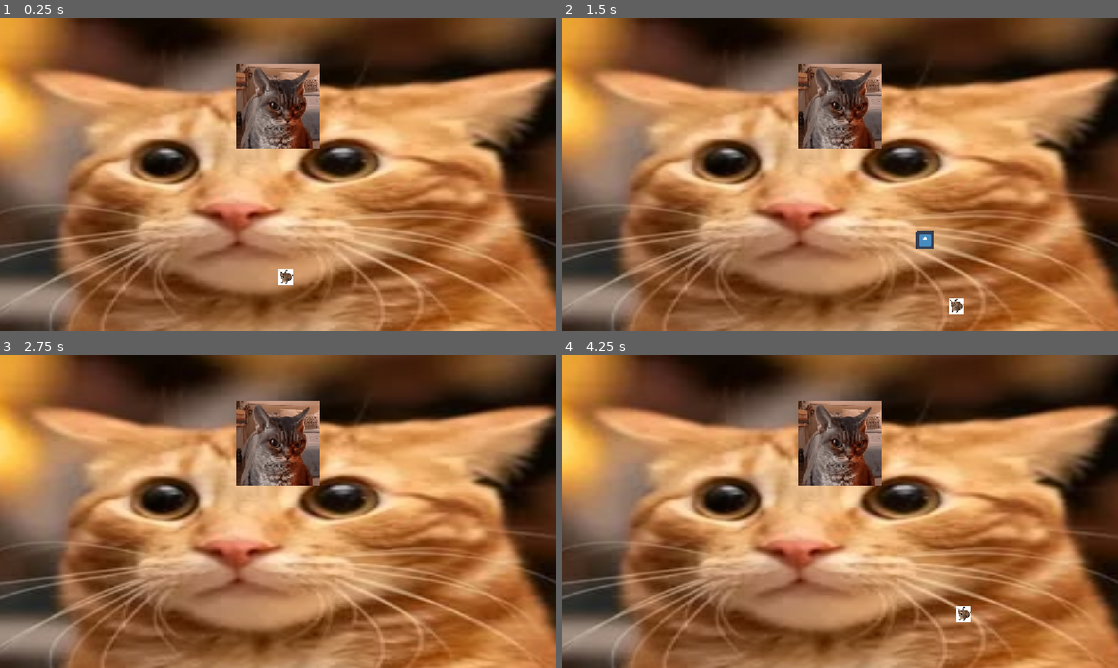
Above: before the commit, frames 1-4 (two rows, left to right).
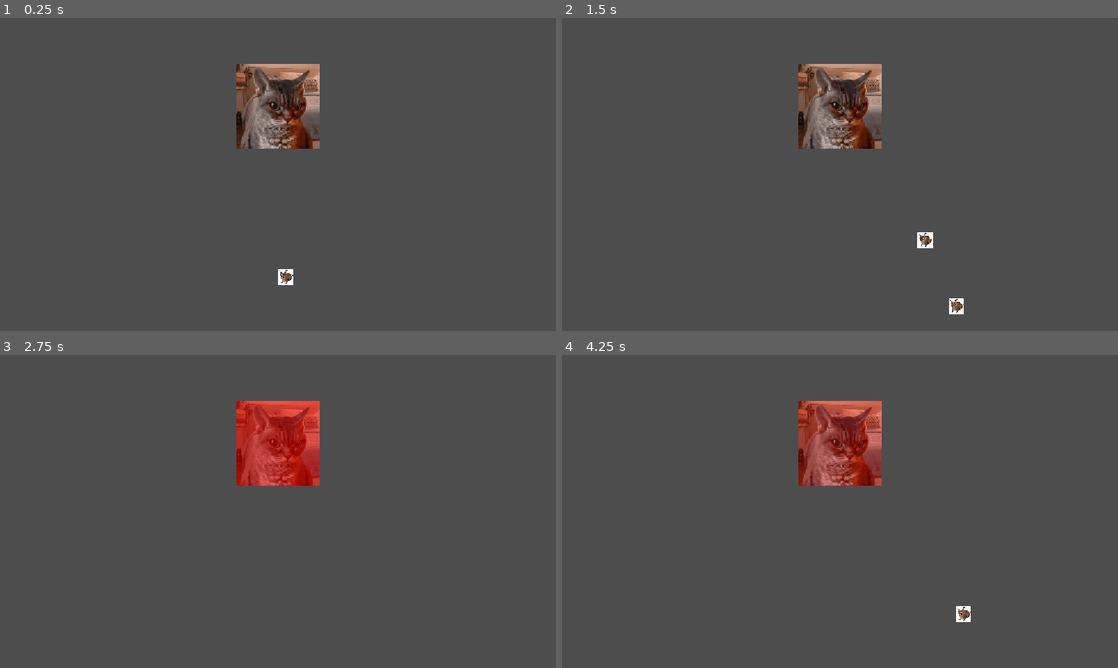
Above: after the commit, the same moments.

Repository: jet1211466/boss-fight-game
Game: Godot game, scene res://scenes/bossfight.tscn
The game is run twice, just before and just after one commit, with the same random seed, the same clock (stepped at 60 frames per second) and the same inputs. The engine's default icon, where the game draws it, is replaced by a stand-in: a white triangle on a blue panel in a dark square.
Inputs:
- Up to frame 1 (0.25 s): no input
- Up to frame 2 (1.5 s): tap Enter at 0.5 s; hold Right (right) 0.53-1.28 s; tap Space (shoot) at 0.6, 1.35 s; hold Down (down) from 1.28 s (still down)
- Up to frame 3 (2.75 s): release Down (down) at 2.03 s; hold Right (right) from 2.03 s (still down); tap Space (shoot) at 2.1 s
- Up to frame 4 (4.25 s): release Right (right) at 2.78 s; hold Up (up) 2.78-3.53 s; tap Space (shoot) at 2.85, 3.6 s; hold Left (left) from 3.53 s (still down)

The runs differ from the first frame. In frame 1, 95% of the frame differs, in the area x 0-100%, y 0-100%; in frame 2, 95%; in frame 3, 99%; in frame 4, 99%.

Commit message:
boss hurt effect and gun cooldown

Diff:
--- a/scenes/boss.tscn
+++ b/scenes/boss.tscn
@@ -4,6 +4,8 @@
 [ext_resource type="Texture2D" uid="uid://dnlhlktn18v1m" path="res://sprites/angrycat.jpg" id="2_qnbj4"]
 [ext_resource type="Texture2D" uid="uid://bxj5fjy2r6tx" path="res://sprites/warningbeam.png" id="3_jncid"]
 [ext_resource type="Script" uid="uid://u6un387krrdu" path="res://scripts/warning_beam.gd" id="4_qnbj4"]
+[ext_resource type="Texture2D" uid="uid://b0754ejxar4ow" path="res://sprites/hurtsquare.png" id="5_r3bxh"]
+[ext_resource type="Script" uid="uid://lvebvtrgguvy" path="res://scripts/hurt_square.gd" id="6_wqpjq"]
 
 [sub_resource type="RectangleShape2D" id="RectangleShape2D_kfxs2"]
 size = Vector2(112, 112)
@@ -27,6 +29,13 @@
 texture = ExtResource("3_jncid")
 script = ExtResource("4_qnbj4")
 
+[node name="hurtSquare" type="Sprite2D" parent="." unique_id=1358170261]
+modulate = Color(1, 1, 1, 0)
+position = Vector2(1.9073486e-06, 1.9073486e-06)
+scale = Vector2(2.75, 2.75)
+texture = ExtResource("5_r3bxh")
+script = ExtResource("6_wqpjq")
+
 [node name="bossAttackTimer" type="Timer" parent="." unique_id=1289170562]
 wait_time = 4.0
 autostart = true
--- a/scenes/bossfight.tscn
+++ b/scenes/bossfight.tscn
@@ -8,6 +8,7 @@
 [node name="bossfight" type="Node2D" unique_id=463273865]
 
 [node name="background" type="Sprite2D" parent="." unique_id=1490261330]
+visible = false
 position = Vector2(576, 338)
 scale = Vector2(4.933334, 2.8500001)
 texture = ExtResource("1_wrs2e")
--- a/scenes/bullet.tscn
+++ b/scenes/bullet.tscn
@@ -1,7 +1,7 @@
 [gd_scene format=3 uid="uid://4dvtpf64saoq"]
 
 [ext_resource type="Script" uid="uid://bfrcgbt3fp7hh" path="res://scripts/bullet.gd" id="1_mkf8s"]
-[ext_resource type="Texture2D" uid="uid://78bbs05oeqwb" path="res://icon.svg" id="2_y25gk"]
+[ext_resource type="Texture2D" uid="uid://cl5hgb7usucju" path="res://sprites/floppa.jpg" id="2_y25gk"]
 
 [sub_resource type="RectangleShape2D" id="RectangleShape2D_mkf8s"]
 size = Vector2(32, 32)
@@ -10,7 +10,7 @@
 script = ExtResource("1_mkf8s")
 
 [node name="bulletSprite" type="Sprite2D" parent="." unique_id=1257871655]
-scale = Vector2(0.3, 0.3)
+scale = Vector2(0.128, 0.128)
 texture = ExtResource("2_y25gk")
 
 [node name="bulletCollision" type="CollisionShape2D" parent="." unique_id=1934035350]
--- a/scenes/player.tscn
+++ b/scenes/player.tscn
@@ -2,6 +2,7 @@
 
 [ext_resource type="Script" uid="uid://cdok1vm77hrwc" path="res://scripts/player.gd" id="1_g2els"]
 [ext_resource type="Texture2D" uid="uid://cl5hgb7usucju" path="res://sprites/floppa.jpg" id="2_g2els"]
+[ext_resource type="AudioStream" uid="uid://dnqx42b8peseu" path="res://sounds/Burenyuu .mp3" id="3_qhqgy"]
 
 [sub_resource type="RectangleShape2D" id="RectangleShape2D_k656q"]
 size = Vector2(32, 32)
@@ -16,3 +17,12 @@
 
 [node name="CollisionShape2D" type="CollisionShape2D" parent="." unique_id=1413636452]
 shape = SubResource("RectangleShape2D_k656q")
+
+[node name="burenyuu" type="AudioStreamPlayer" parent="." unique_id=572876130]
+stream = ExtResource("3_qhqgy")
+volume_db = -11.356
+max_polyphony = 8
+
+[node name="gunCooldown" type="Timer" parent="." unique_id=696288054]
+wait_time = 0.5
+one_shot = true
--- a/scripts/boss.gd
+++ b/scripts/boss.gd
@@ -2,7 +2,7 @@
 class_name boss
 
 const BLADE = preload("res://scenes/blade.tscn")
-
+@onready var hurtSquare = $hurtSquare
 
 func _ready() -> void:
 	$bossAttackTimer.timeout.connect(onTimerTimeout)
@@ -11,6 +11,8 @@
 func _physics_process(_delta: float) -> void:
 	move_and_slide()
 
+func hurtFlash():
+	hurtSquare.flash()
 
 func onTimerTimeout() -> void:
 	print("timer fired")
--- a/scripts/bullet.gd
+++ b/scripts/bullet.gd
@@ -10,4 +10,5 @@
 
 func _on_body_entered(body: Node2D) -> void:
 	if body is boss:
+		body.hurtFlash()
 		queue_free()
--- /dev/null
+++ b/scripts/hurt_square.gd
@@ -0,0 +1,6 @@
+extends Sprite2D
+
+func flash():
+	modulate.a = 0.5
+	var tween = create_tween()
+	tween.tween_property(self, "modulate:a", 0, 0.25)
--- a/scripts/player.gd
+++ b/scripts/player.gd
@@ -3,14 +3,18 @@
 
 const SPEED = 300.0
 @onready var boss = $"../boss"
+@onready var floppaSound = $burenyuu
+@onready var gunCooldown = $gunCooldown
 var bullet = preload("res://scenes/bullet.tscn")
+
 
 func _physics_process(_delta: float) -> void:
 	processMovement()
 	move_and_slide()
 
-	if Input.is_action_just_pressed("shoot"):
+	if Input.is_action_just_pressed("shoot") and gunCooldown.is_stopped():
 		shootBullet()
+		gunCooldown.start()
 
 
 func processMovement() -> void:
@@ -20,6 +24,7 @@
 
 
 func shootBullet():
+	floppaSound.play()
 	var newBullet = bullet.instantiate()
 	newBullet.global_position = global_position
 	newBullet.direction = global_position.direction_to(boss.global_position)
Not shown, added: scripts/hurt_square.gd.uid
Not shown, added: sounds/Burenyuu .mp3.import
Binary file added: sprites/hurtsquare.png
Not shown, added: sprites/hurtsquare.png.import
Not shown, added: sounds/Burenyuu .mp3
